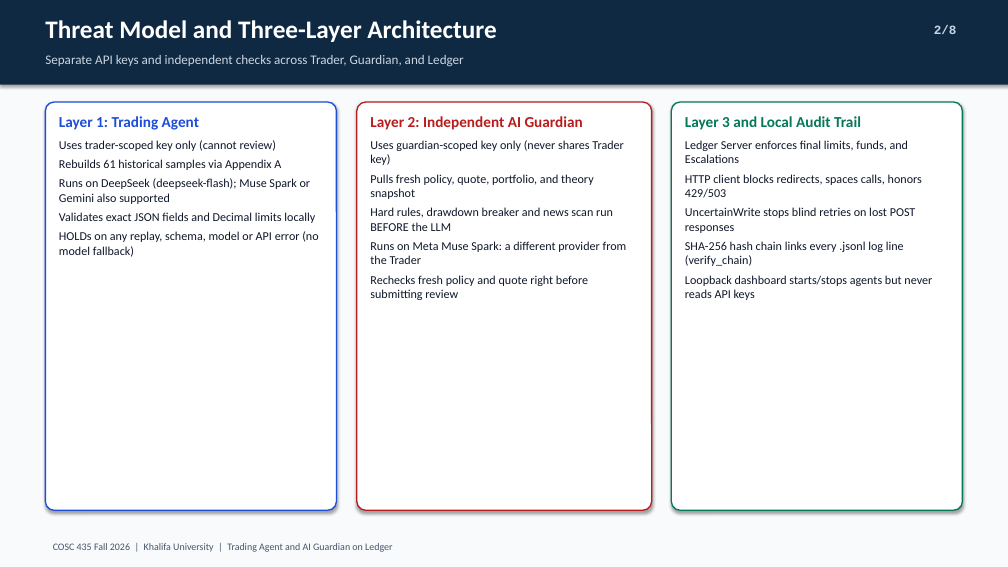
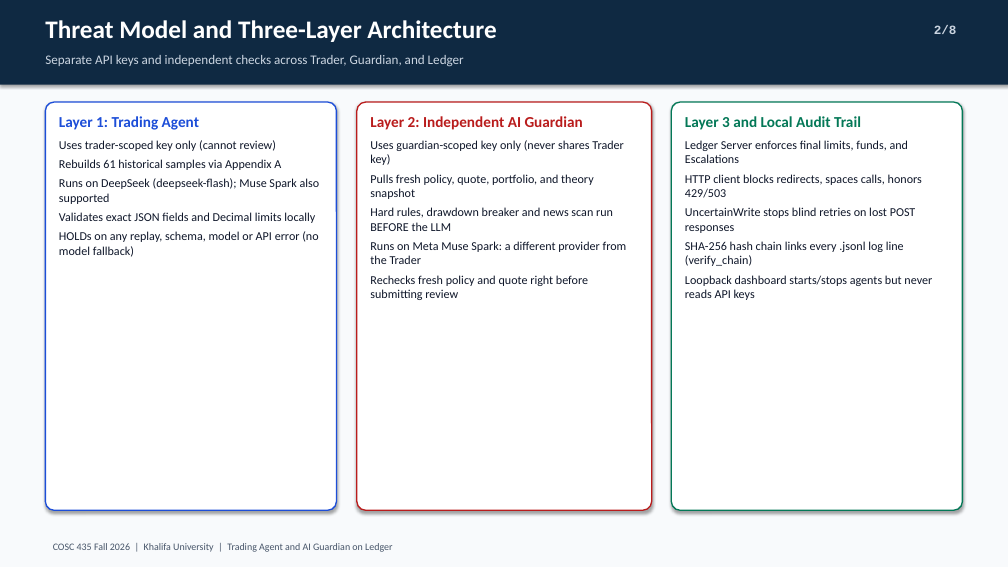
Before and after one commit to HaLTic/Ai_Security_Ledger_Project, a slide deck: slide 2 of slides/COSC435_Ledger_Guardian_Demo.pptx. Drawn at 1008x567 pixels with LibreOffice and Linux fonts; fonts in the diff are those of the drawing. Boxes give left, top, right and bottom in pixels: in the first picture for what was removed or moved away, otherwise in the second. Text is boxed around its words. In the diff, an @@ line names an element or a change of style, - is before the commit and + after.

```diff
--- a/slides/COSC435_Ledger_Guardian_Demo.pptx
+++ b/slides/COSC435_Ledger_Guardian_Demo.pptx
@@ text at <box>59,178,320,204</box>: text changed @@
-Runs on DeepSeek (deepseek-flash); Muse Spark or Gemini also supported
+Runs on DeepSeek (deepseek-flash); Muse Spark also supported
```
Also in this commit, not shown: 1 other slide changed, 10 other files.
